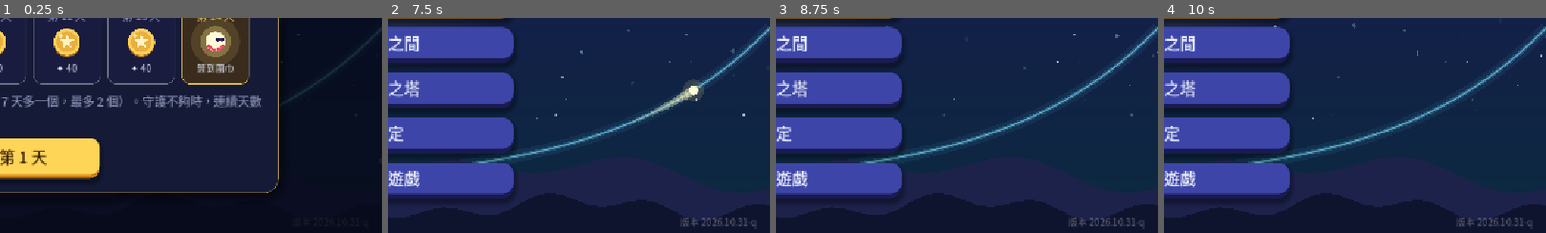
Above: before the commit, frames 1-4 (left to right).
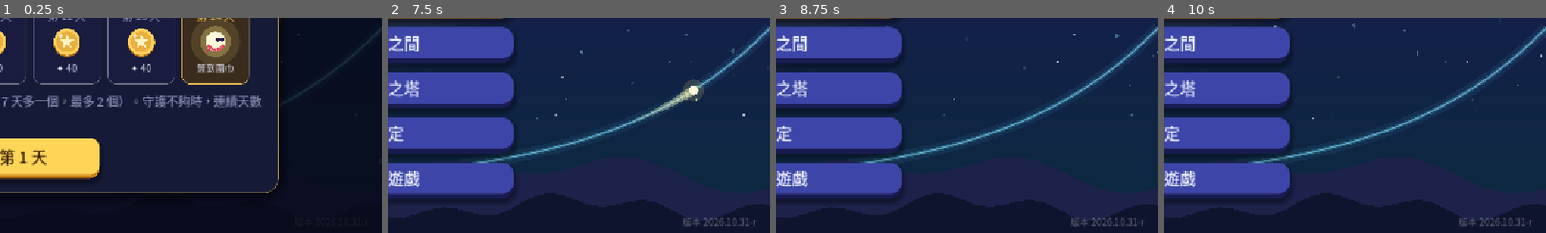
Above: after the commit, the same moments.

Repository: sam2068csie/light-spirit-journey
Game: Godot game, scene res://main_menu.tscn
Two runs of this game, one before a commit and one after it. Both use one fixed random seed, a clock stepped at 60 frames per second and the inputs below.
Inputs (mouse positions are % of the whole screen's width and height, from its top left):
- Up to frame 1 (0.25 s): no input
- Up to frame 2 (7.5 s): click "開始冒險" at 0.5 s; click "開始冒險" at 1.25 s; click "修煉之間" at 2 s; click "終焉之塔" at 2.75 s; click "設定" at 3.5 s; click "離開遊戲" at 4.25 s; click "每日任務" at 5 s; click "光靈扭蛋" at 5.75 s; click "光靈衣櫃" at 6.5 s; click "✕" at 7.25 s
- Up to frame 3 (8.75 s): tap Enter at 8 s; drag from (50, 50) to (60, 28) at 8.02 s
- Up to frame 4 (10 s): drag from (30, 55) to (45, 70) at 8.77 s; move the mouse to (60, 28) at 9.52 s; hold Right from 9.53 s (still down); tap 9 at 9.6 s
The pictures show only the part of the screen within x 50-100%, y 50-100%; the shares and areas given below are measured in that part.

The runs differ from the first frame. In frame 2, 0.3% of the frame differs, in the area x 76-97%, y 92-98%; in frame 3, 0.3%; in frame 4, 0.3%.

Commit message:
G5 兩直線的夾角：去絕對值改成平方整理再因式分解；題型 2、3 改成其中一條是鉛直線（二次項被消去）(BUILD 2026.10.31-r)
Co-Authored-By: Claude Opus 5.5 <noreply@anthropic.com>
Claude-Session: https://claude.ai/code/session_01RombajUyooAJ6yvir5uviP

Diff:
--- a/data/game.gd
+++ b/data/game.gd
@@ -560,7 +560,7 @@
 
 const DQ := preload("daily_quests.gd")
 ## 版本號（主畫面右下角會顯示）：每次交給你新的檔案時更新，方便確認手機上裝的是不是最新版
-const BUILD := "2026.10.31-q"
+const BUILD := "2026.10.31-r"
 
 
 ## 讀取各單元的資料；舊存檔（還沒有單元的版本）的今日修煉、終焉之塔紀錄搬到「指數與對數」
--- a/data/trig5_bank.gd
+++ b/data/trig5_bank.gd
@@ -62,8 +62,13 @@
 
 ## 兩直線夾角
 static func _lines(name: String, q: String, p: Array, m1: float, tan_t: float, targets: Array, line: String,
-		nudge: String) -> Dictionary:
-	return {"kind": "lines", "name": name, "q": q, "p": p, "m1": m1, "tan": tan_t, "slopes": SLOPES.duplicate(), "targets": targets,
+		nudge: String, extra_slopes := []) -> Dictionary:
+	var sl := SLOPES.duplicate()
+	for e in extra_slopes:
+		if not sl.has(e):
+			sl.append(e)
+	sl.sort()
+	return {"kind": "lines", "name": name, "q": q, "p": p, "m1": m1, "tan": tan_t, "slopes": sl, "targets": targets,
 		"line": line, "nudge": nudge, "tag": T_LINE}
 
 
@@ -380,40 +385,49 @@
 
 		{"id": "lines", "chapter": 2, "type": "forge", "title": "兩直線的夾角",
 		 "story": "兩條直線的夾角，其實就是 tan 的差角公式：直線的斜率 = tan（傾斜角）。",
-		 "insight": "斜率 m₁、m₂ 的兩直線，夾角 θ（0° < θ ≤ 90°）：tan θ = \\frac{|m₂ − m₁|}{|1 + m₁m₂|}（1 + m₁m₂ = 0 時 θ = 90°）。已知夾角求直線：解 \\frac{|m − m₁|}{|1 + m₁m|} = tan θ，去掉絕對值要分正負兩種，所以通常有兩條。",
+		 "insight": "斜率 m₁、m₂ 的兩直線，夾角 θ（0° < θ ≤ 90°）：tan θ = \\frac{|m₂ − m₁|}{|1 + m₁m₂|}。已知夾角求直線：把 \\frac{|m − m₁|}{|1 + m₁m|} = tan θ 兩邊平方去掉絕對值，整理成 m 的二次方程式再因式分解，通常有兩條。如果平方後 m² 被消去、只剩一次方程式，少掉的那一條就是斜率不存在的鉛直線。",
 		 "variants": [
 			{"eq": "過 P(2, 1) 作直線 L₂，和斜率 2 的直線 L₁\n夾角 θ 滿足 tan θ = 1/3，求 L₂",
 			 "steps": [
 				_lines("找直線", "拖動 L₂ 的斜率，找出夾角 tan θ = 1/3 的直線（有兩條）。", [2.0, 1.0], 2.0, 1.0 / 3.0, [7.0, 1.0],
 					"夾角 tan θ = 1/3 的直線，斜率是 1 或 7", "斜率比 2 大一點的一條、比 2 小一點的一條。"),
-				_f("解斜率", "\\frac{|m − 2|}{|1 + 2m|} = 1/3，去絕對值分正負：3(m − 2) = ±(1 + 2m)。", "m = [0] 或 [1]", ["1", "7"],
-					"m = 1 或 m = 7", "3(m − 2) = 1 + 2m 或 3(m − 2) = −(1 + 2m)。", T_LINE, "set"),
+				_f("平方整理", "\\frac{|m − 2|}{|1 + 2m|} = 1/3，兩邊平方去掉絕對值：9(m − 2)² = (1 + 2m)²。展開、移項、同除以 5：", "m² − [0]m + [1] = 0", ["8", "7"],
+					"9m² − 36m + 36 = 4m² + 4m + 1 ⇒ 5m² − 40m + 35 = 0 ⇒ m² − 8m + 7 = 0", "左邊 9m² − 36m + 36，右邊 4m² + 4m + 1。", T_LINE),
+				_f("因式分解", "m² − 8m + 7 = (m − 1)(m − 7) = 0。", "m = [0] 或 [1]", ["1", "7"],
+					"(m − 1)(m − 7) = 0 ⇒ m = 1 或 7", "兩數相乘 7、相加 8。", T_LINE, "set"),
 				_f("直線方程式", "斜率 7、過 (2, 1)：y − 1 = 7(x − 2)。", "y = [0]x + [1]", ["7", "-13"],
 					"y = 7x − 13", "y = 7x − 14 + 1。", T_LINE),
 				_f("另一條", "斜率 1、過 (2, 1)：y − 1 = x − 2。", "y = [0]x + [1]", ["1", "-1"],
 					"L₂：y = 7x − 13 或 y = x − 1", "y = x − 2 + 1。", T_LINE),
 			 ]},
-			{"eq": "過 P(1, 2) 作直線 L₂，和斜率 1/2 的直線 L₁\n夾角 45°，求 L₂",
-			 "steps": [
-				_lines("找直線", "拖動 L₂ 的斜率，找出和 L₁ 夾 45°（tan θ = 1）的直線。", [1.0, 2.0], 0.5, 1.0, [3.0, -1.0 / 3.0],
-					"夾 45° 的直線，斜率是 3 或 −1/3", "一條比 L₁ 陡很多，一條往另一個方向。"),
-				_f("解斜率", "\\frac{|m − 1/2|}{|1 + m/2|} = 1：m − 1/2 = ±(1 + m/2)。", "m = [0] 或 [1]", ["3", "-1/3"],
-					"m = 3 或 m = −1/3", "m − 1/2 = 1 + m/2 或 m − 1/2 = −1 − m/2。", T_LINE, "set"),
-				_f("直線方程式", "斜率 3、過 (1, 2)：y − 2 = 3(x − 1)。", "y = [0]x + [1]", ["3", "-1"],
-					"y = 3x − 1", "y = 3x − 3 + 2。", T_LINE),
-				_f("另一條", "斜率 −1/3、過 (1, 2)：y − 2 = −\\frac{1}{3}(x − 1)。", "y = [0]x + [1]", ["-1/3", "7/3"],
-					"L₂：y = 3x − 1 或 y = −\\frac{1}{3}x + \\frac{7}{3}", "y = −\\frac{1}{3}x + \\frac{1}{3} + 2。", T_LINE),
-			 ]},
-			{"eq": "過 P(1, −2) 作直線 L₂，和斜率 3 的直線 L₁\n夾角 θ 滿足 tan θ = 1/2，求 L₂",
-			 "steps": [
-				_lines("找直線", "拖動 L₂ 的斜率，找出夾角 tan θ = 1/2 的直線（有兩條）。", [1.0, -2.0], 3.0, 0.5, [1.0, -7.0],
-					"夾角 tan θ = 1/2 的直線，斜率是 1 或 −7", "一條比 L₁ 平緩，一條往反方向陡下去。"),
-				_f("解斜率", "\\frac{|m − 3|}{|1 + 3m|} = 1/2：2(m − 3) = ±(1 + 3m)。", "m = [0] 或 [1]", ["1", "-7"],
-					"m = 1 或 m = −7", "2(m − 3) = 1 + 3m 或 2(m − 3) = −(1 + 3m)。", T_LINE, "set"),
-				_f("直線方程式", "斜率 1、過 (1, −2)：y + 2 = x − 1。", "y = [0]x + [1]", ["1", "-3"],
-					"y = x − 3", "y = x − 1 − 2。", T_LINE),
-				_f("另一條", "斜率 −7、過 (1, −2)：y + 2 = −7(x − 1)。", "y = [0]x + [1]", ["-7", "5"],
-					"L₂：y = x − 3 或 y = −7x + 5", "y = −7x + 7 − 2。", T_LINE),
+			{"eq": "過 P(1, 2) 作直線 L₂，和斜率 1 的直線 L₁\n夾角 45°，求 L₂",
+			 "steps": [
+				_lines("找直線", "拖動 L₂ 的斜率，找出和 L₁ 夾 45°（tan θ = 1）的直線。（拖得出來的只有一條）", [1.0, 2.0], 1.0, 1.0, [0.0],
+					"斜率 0 的水平線和 L₁ 夾 45°", "L₁ 的傾斜角是 45°，再轉 45° 會變成水平或鉛直。"),
+				_f("平方整理", "\\frac{|m − 1|}{|1 + m|} = 1，兩邊平方：(m − 1)² = (1 + m)²。展開之後 m² 被消掉了！", "m² − 2m + 1 = m² + 2m + 1 ⇒ [0]m = 0", ["-4"],
+					"(m − 1)² = (1 + m)² ⇒ −4m = 0 ⇒ m = 0（二次項被消去，只有一個解）", "左右的 m² 和 1 都消掉，剩 −2m = 2m。", T_LINE),
+				_c("少掉的那一條", "平方後 m² 被消去，只解出 m = 0 一個斜率。但夾 45° 的直線應該有兩條，另一條是？",
+					["鉛直線（斜率不存在）", "沒有另一條", "斜率是 −1 的直線", "斜率是 1 的直線"], 0,
+					"二次項被消去時，少掉的那一個解是「斜率不存在」：鉛直線。斜率 1 的直線傾斜 45°，和鉛直線也夾 45°。", "設斜率 m 的時候，已經把鉛直線排除了。",
+					"m² 被消去 ⇒ 另一條是鉛直線（斜率不存在）", T_LINE),
+				_f("兩條直線", "斜率 0、過 (1, 2) 的水平線；過 (1, 2) 的鉛直線。", "y = [0]　或　x = [1]", ["2", "1"],
+					"L₂：y = 2 或 x = 1", "水平線 y = 點的 y 坐標；鉛直線 x = 點的 x 坐標。", T_LINE),
+			 ]},
+			{"eq": "過 P(1, −2) 作直線 L₂，和斜率 3 的直線 L₁\n夾角 θ 滿足 tan θ = 1/3，求 L₂",
+			 "steps": [
+				_lines("找直線", "拖動 L₂ 的斜率，找出夾角 tan θ = 1/3 的直線。（拖得出來的只有一條）", [1.0, -2.0], 3.0, 1.0 / 3.0, [4.0 / 3.0],
+					"斜率 4/3 的直線和 L₁ 的夾角 tan θ = 1/3", "比 L₁ 平緩一點的那一條。", [4.0 / 3.0]),
+				_f("平方整理", "\\frac{|m − 3|}{|1 + 3m|} = 1/3，兩邊平方：9(m − 3)² = (1 + 3m)²。展開之後 m² 被消掉了！", "9m² − 54m + 81 = 9m² + 6m + 1 ⇒ [0]m + 80 = 0", ["-60"],
+					"9(m − 3)² = (1 + 3m)² ⇒ −60m + 80 = 0（二次項被消去）", "兩邊的 9m² 消掉，−54m − 6m = −60m。", T_LINE),
+				_f("解斜率", "−60m + 80 = 0。", "m = [0]", ["4/3"], "m = 4/3", "80 ÷ 60。", T_LINE),
+				_c("少掉的那一條", "二次項被消去，只解出一個斜率。另一條和 L₁ 夾角 tan θ = 1/3 的直線是？",
+					["鉛直線（斜率不存在）", "沒有另一條", "斜率是 −4/3 的直線", "水平線"], 0,
+					"m² 被消去時，另一個解是斜率不存在的鉛直線。檢查：L₁ 和鉛直線的夾角，tan 值是 1/3（鉛直線的傾斜角 90°）。", "設斜率 m 的時候，已經把鉛直線排除了。",
+					"m² 被消去 ⇒ 另一條是鉛直線", T_LINE),
+				_f("直線方程式", "斜率 4/3、過 (1, −2)：y + 2 = \\frac{4}{3}(x − 1)。", "y = [0]x + [1]", ["4/3", "-10/3"],
+					"y = \\frac{4}{3}x − \\frac{10}{3}", "y = \\frac{4}{3}x − \\frac{4}{3} − 2。", T_LINE),
+				_f("鉛直線", "過 (1, −2) 的鉛直線。", "x = [0]", ["1"],
+					"L₂：y = \\frac{4}{3}x − \\frac{10}{3} 或 x = 1", "鉛直線 x = 點的 x 坐標。", T_LINE),
 			 ]},
 		 ]},
 
@@ -493,8 +507,10 @@
 			 "steps": [
 				_lines("找直線", "拖動 L₂ 的斜率，找出夾角 tan θ = 1/2 的直線（L₁ 的斜率是 3）。", [0.0, 2.0], 3.0, 0.5, [1.0, -7.0],
 					"夾角 tan θ = 1/2 的直線，斜率是 1 或 −7", "斜率 3 的直線旁邊，一條平緩一點、一條往反方向。"),
-				_f("解斜率", "\\frac{|m − 3|}{|1 + 3m|} = 1/2。", "m = [0] 或 [1]", ["1", "-7"],
-					"m = 1 或 m = −7", "2(m − 3) = ±(1 + 3m)。", T_LINE, "set"),
+				_f("平方整理", "\\frac{|m − 3|}{|1 + 3m|} = 1/2，兩邊平方：4(m − 3)² = (1 + 3m)²。展開、移項、同除以 −5：", "m² + [0]m − [1] = 0", ["6", "7"],
+					"4m² − 24m + 36 = 9m² + 6m + 1 ⇒ 5m² + 30m − 35 = 0 ⇒ m² + 6m − 7 = 0", "左邊 4m² − 24m + 36，右邊 9m² + 6m + 1。", T_LINE),
+				_f("因式分解", "m² + 6m − 7 = (m + 7)(m − 1) = 0。", "m = [0] 或 [1]", ["1", "-7"],
+					"(m + 7)(m − 1) = 0 ⇒ m = 1 或 −7", "兩數相乘 −7、相加 6。", T_LINE, "set"),
 				_f("直線方程式", "斜率 −7、過 (0, 2)：", "y = [0]x + [1]", ["-7", "2"],
 					"y = −7x + 2", "過 y 軸上的 (0, 2)，截距就是 2。", T_LINE),
 				_f("另一條", "斜率 1、過 (0, 2)：", "y = [0]x + [1]", ["1", "2"],
